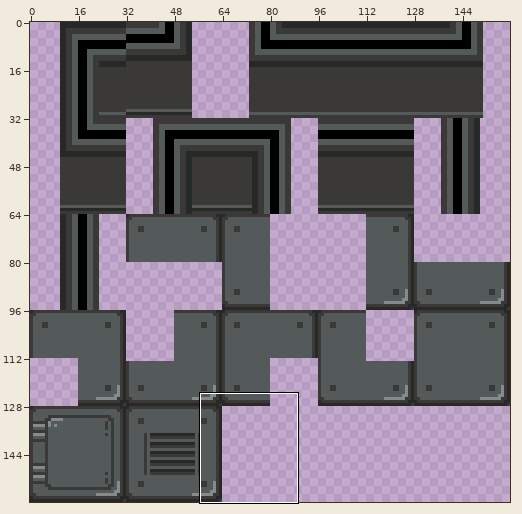
Sprite sheet: Space Sims/Assets/ArtWork/Tilesets/Ship Parts A.png. Above, an overview of the earlier version with the close-up marked.
Close-up. As it was:
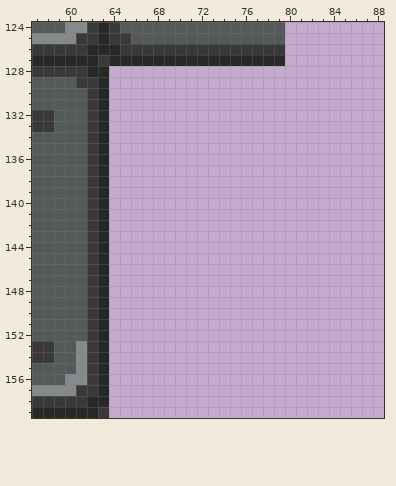
The file is 160x160 pixels. Shown: x 57..88, y 124..159.
After:
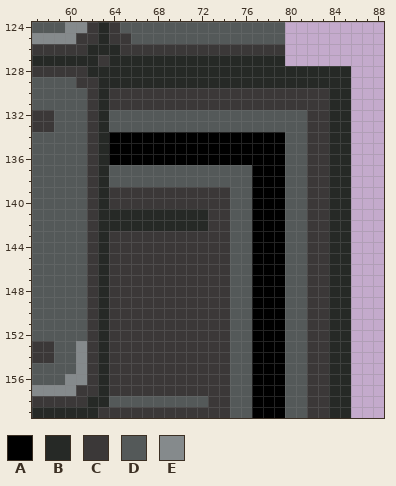
Palette (. is transparent): A #000000  B #262926  C #3b3838  D #545959  E #858a8c
Edits made:
Colour A is added in rows 134 to 136 at x 64 to 79; in rows 137 to 159 at x 77 to 79.
Colour B is added in rows 128 to 129 at x 64 to 85; in rows 130 to 140 at x 84 to 85; in rows 141 to 142 at x 64 to 72 and 84 to 85; in rows 143 to 159 at x 84 to 85.
Colour C is added in rows 130 to 131 at x 64 to 83; in rows 132 to 138 at x 82 to 83; in rows 139 to 140 at x 64 to 74 and 82 to 83; in rows 141 to 142 at x 73 to 74 and 82 to 83; in rows 143 to 157 at x 64 to 74 and 82 to 83; in row 158 at x 73 to 74 and 82 to 83.
Colour C is added in row 159 at x 64 to 74 and 82 to 83.
Colour D is added in rows 132 to 133 at x 64 to 81; in rows 134 to 136 at x 80 to 81; in rows 137 to 138 at x 64 to 76 and 80 to 81; in rows 139 to 157 at x 75 to 76 and 80 to 81; in row 158 at x 64 to 72, 75 to 76 and 80 to 81; in row 159 at x 75 to 76 and 80 to 81.
Where, in picture pixels (left, top, right, bottom), the same in both close-ups:
added: (109, 66, 351, 418)
